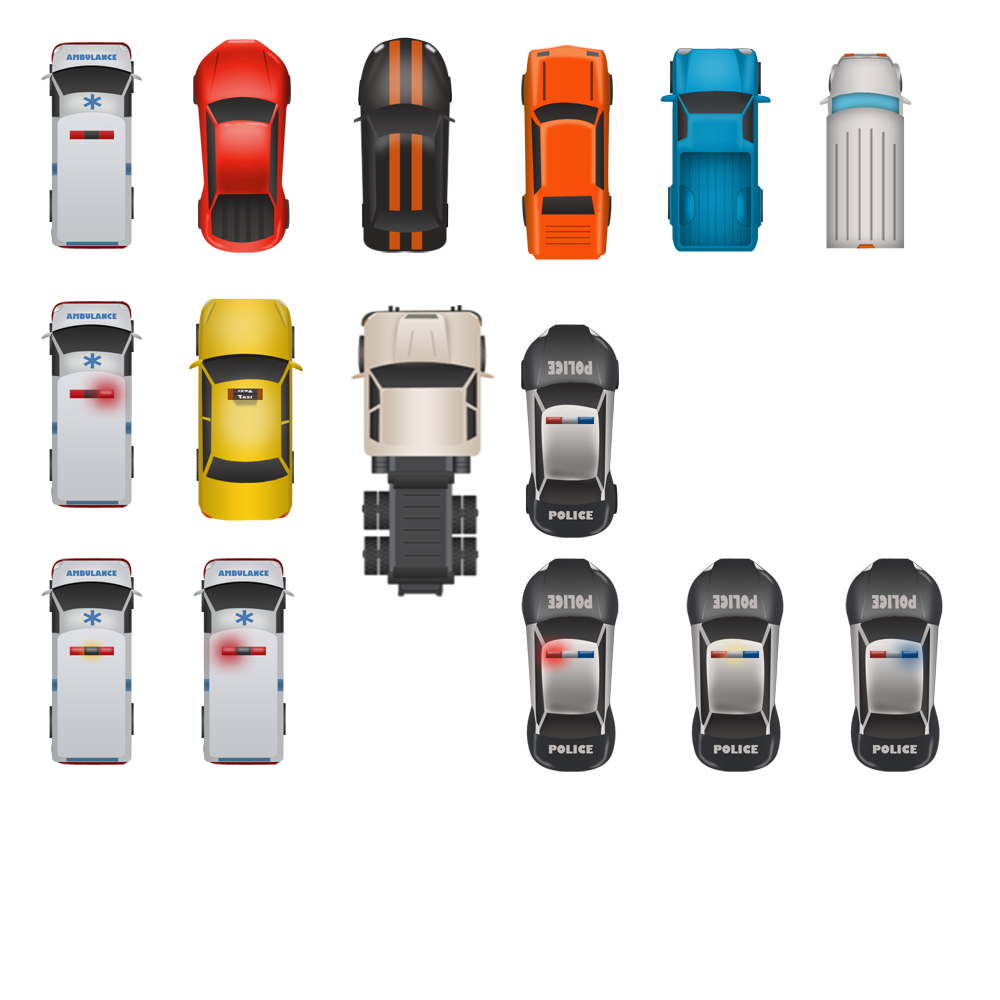
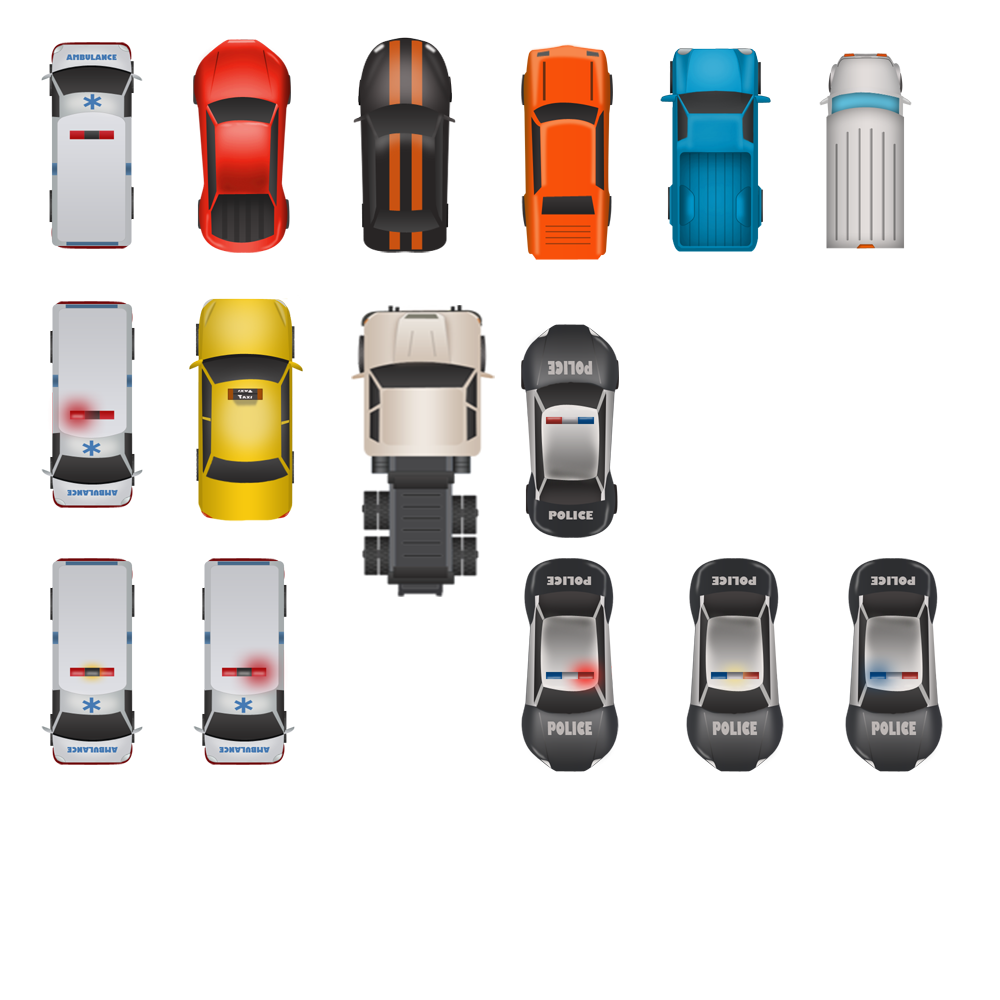
Layered file, before and after one edit (w=1000, h=1000). Changes by layer:
painted on "3" (1st of 2) over 845, 558, 943, 772
painted on "2" (1st of 2) over 686, 558, 784, 772
painted on "1" (1st of 2) over 521, 558, 619, 772
painted on "3" (2nd of 2) over 193, 558, 295, 765
painted on "2" (2nd of 2) over 41, 558, 143, 765
painted on "1" (2nd of 2) over 41, 301, 143, 508
